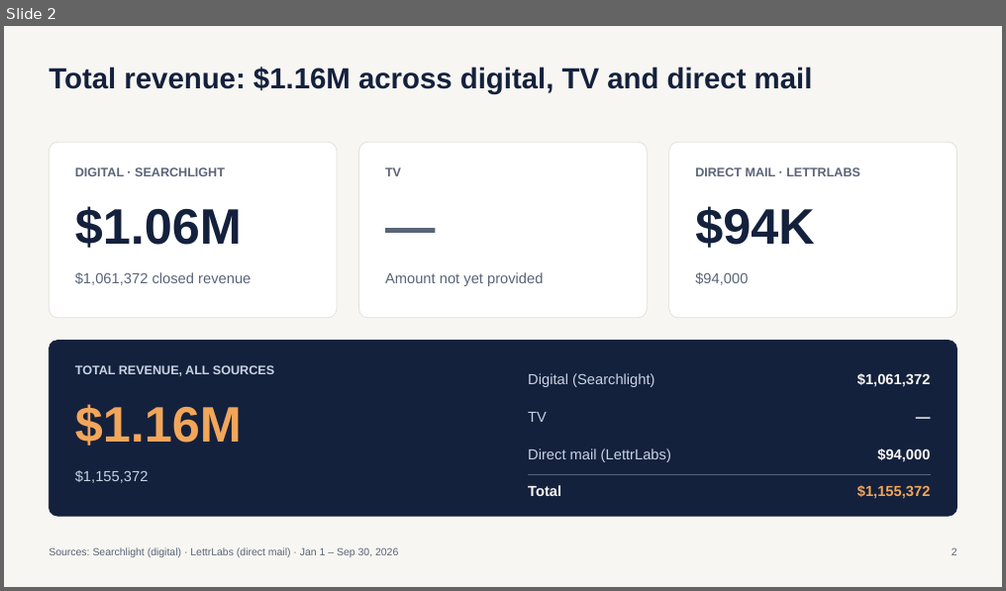
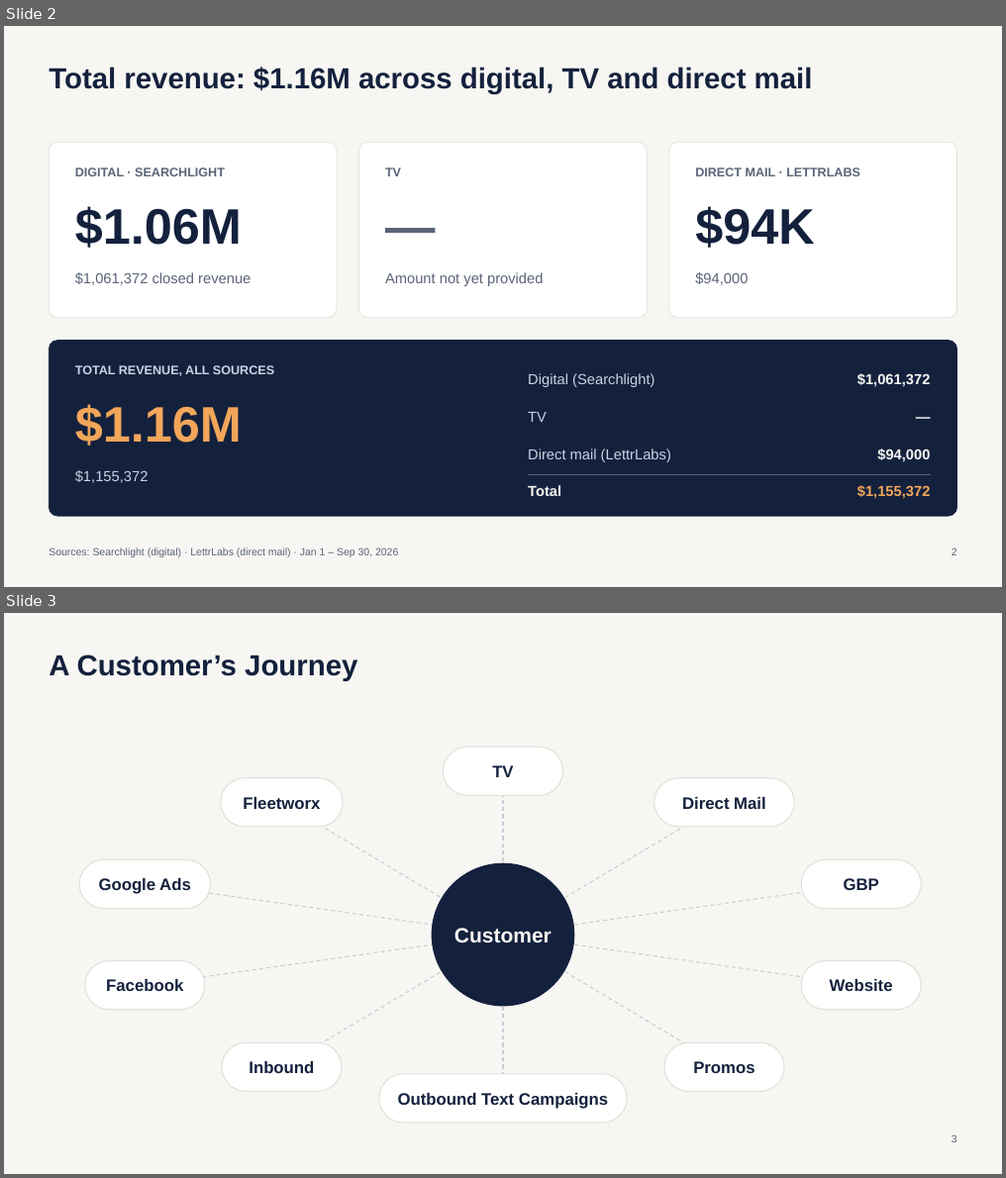
Before and after one commit to MktgCAP/Searchlight-YTD-Analysis, a slide deck: Coastal-Air-Plus-YTD-Performance-Sep2026.pptx. Shown one above the other, each under a label of ours: slide 2 before the commit, slides 2 and 3 after it. The pictures are 1006x591 and 1006x1178 pixels, drawn with LibreOffice and Linux fonts; fonts in the diff are those of the drawing. Boxes give left, top, right and bottom in pixels: in the first picture for what was removed or moved away, otherwise in the second. Text is boxed around its words. In the diff, an @@ line names an element or a change of style, - is before the commit and + after.

```diff
--- a/Coastal-Air-Plus-YTD-Performance-Sep2026.pptx
+++ b/Coastal-Air-Plus-YTD-Performance-Sep2026.pptx
@@ slide 3 added at [4,613,1002,1174], background #F7F6F2 @@
@@ text added at [49,655,357,681], 28 pt, text #14213D, bold @@
+A Customer’s Journey
@@ rounded rectangle added at [444,747,563,796], fill #FFFFFF, outline #E2E0D8 1 pt, 16 pt, text #14213D, bold @@
+TV
@@ rounded rectangle added at [221,778,343,827], fill #FFFFFF, outline #E2E0D8 1 pt, 16 pt, text #14213D, bold @@
+Fleetworx
@@ line added from (503, 771) to (503, 935), #C9CDD6 1 pt dashed @@
@@ rounded rectangle added at [654,778,795,827], fill #FFFFFF, outline #E2E0D8 1 pt, 16 pt, text #14213D, bold @@
+Direct Mail
@@ line added from (282, 802) to (503, 935), #C9CDD6 1 pt dashed @@
@@ line added from (503, 935) to (724, 802), #C9CDD6 1 pt dashed @@
@@ rounded rectangle added at [79,861,211,909], fill #FFFFFF, outline #E2E0D8 1 pt, 16 pt, text #14213D, bold @@
+Google Ads
@@ ellipse added at [433,863,574,1006], fill #14213D, outline #14213D 1 pt, 20 pt, text #F7F6F2, bold @@
+Customer
@@ rounded rectangle added at [801,861,921,909], fill #FFFFFF, outline #E2E0D8 1 pt, 16 pt, text #14213D, bold @@
+GBP
@@ line added from (145, 884) to (503, 935), #C9CDD6 1 pt dashed @@
@@ line added from (503, 935) to (861, 884), #C9CDD6 1 pt dashed @@
@@ line added from (145, 986) to (503, 935), #C9CDD6 1 pt dashed @@
@@ line added from (282, 1067) to (503, 935), #C9CDD6 1 pt dashed @@
@@ line added from (503, 935) to (861, 986), #C9CDD6 1 pt dashed @@
@@ line added from (503, 935) to (724, 1067), #C9CDD6 1 pt dashed @@
@@ line added from (503, 935) to (503, 1099), #C9CDD6 1 pt dashed @@
@@ rounded rectangle added at [85,961,205,1010], fill #FFFFFF, outline #E2E0D8 1 pt, 16 pt, text #14213D, bold @@
+Facebook
@@ rounded rectangle added at [801,961,921,1010], fill #FFFFFF, outline #E2E0D8 1 pt, 16 pt, text #14213D, bold @@
+Website
@@ rounded rectangle added at [222,1043,342,1091], fill #FFFFFF, outline #E2E0D8 1 pt, 16 pt, text #14213D, bold @@
+Inbound
@@ rounded rectangle added at [664,1043,784,1091], fill #FFFFFF, outline #E2E0D8 1 pt, 16 pt, text #14213D, bold @@
+Promos
@@ rounded rectangle added at [379,1074,627,1123], fill #FFFFFF, outline #E2E0D8 1 pt, 16 pt, text #14213D, bold @@
+Outbound Text Campaigns
@@ text added at [951,1135,957,1143], 10 pt, text #5A6478 @@
+3
```
Also in this commit, not shown: 11 slides changed.
